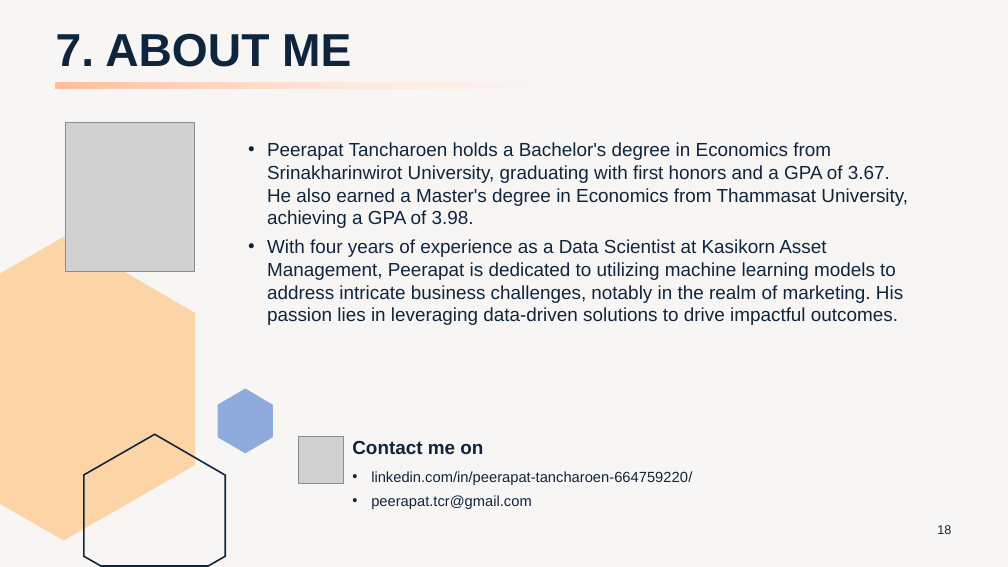
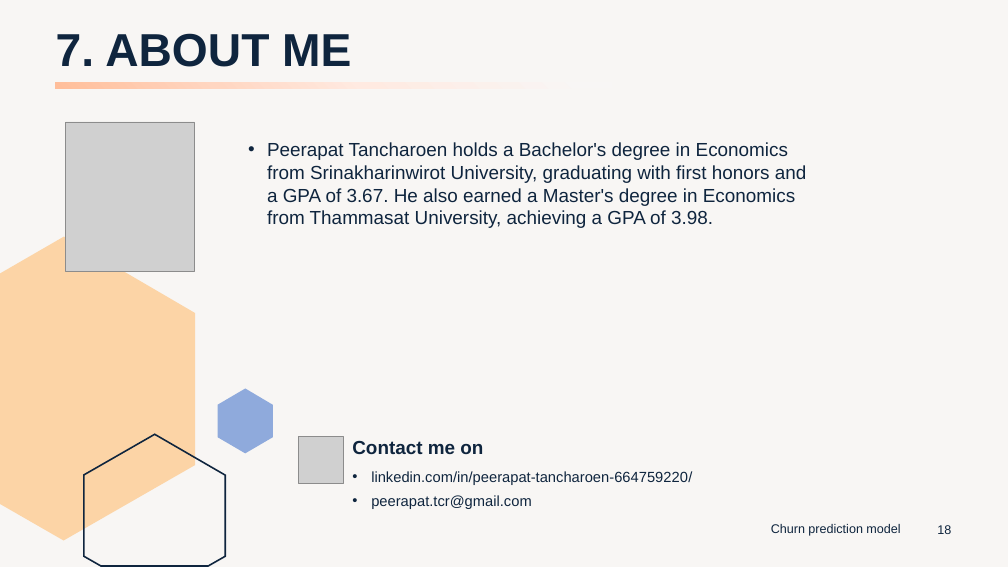
Before and after one commit to peerapat-t/telco_churn_prediction_model, a slide deck: slide 18 of Telco churn prediction model presentation.pptx. Drawn at 1008x567 pixels with LibreOffice and Linux fonts; fonts in the diff are those of the drawing; grey boxes stand for pictures. Boxes give left, top, right and bottom in pixels: in the first picture for what was removed or moved away, otherwise in the second. Text is boxed around its words. In the diff, an @@ line names an element or a change of style, - is before the commit and + after.

```diff
--- a/Telco churn prediction model presentation.pptx
+++ b/Telco churn prediction model presentation.pptx
@@ text at bbox=[267, 239, 903, 325]: paragraph removed @@
-• With four years of experience as a Data Scientist at Kasikorn Asset Management, Peerapat is dedicated to utilizing machine learning models to address intricate business challenges, notably in the realm of marketing. His passion lies in leveraging data-driven solutions to drive impactful outcomes.
@@ text added at bbox=[771, 524, 900, 536], 12 pt, text #0F253E @@
+Churn prediction model
```
Also in this commit, not shown: 17 other slides changed, 2 other files.
